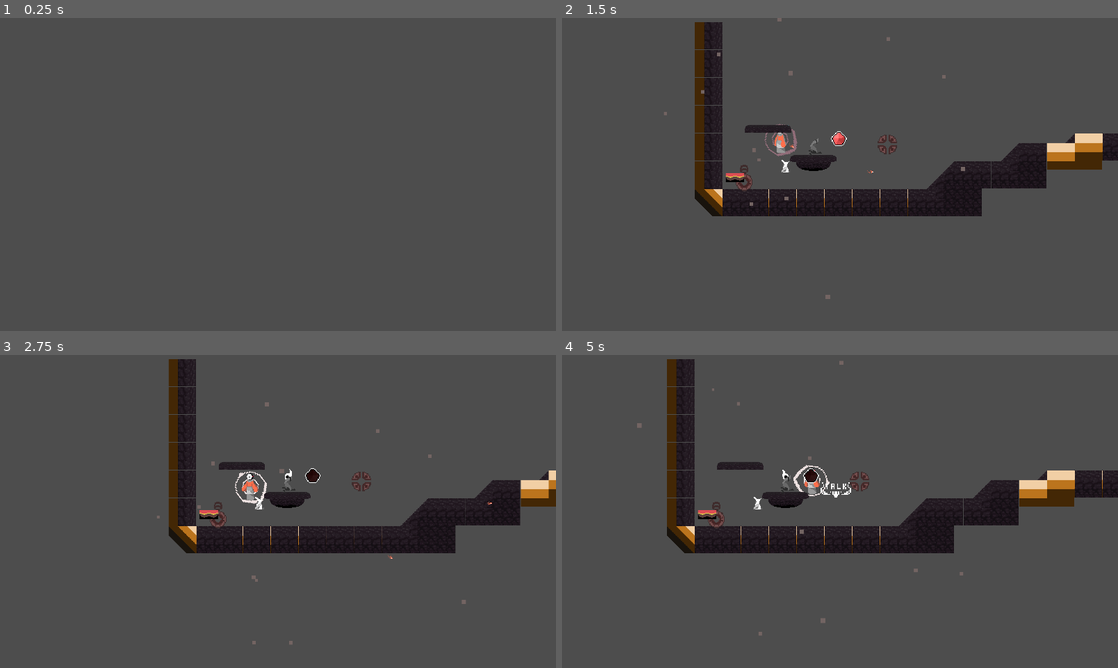
Above: before the commit, frames 1-4 (two rows, left to right).
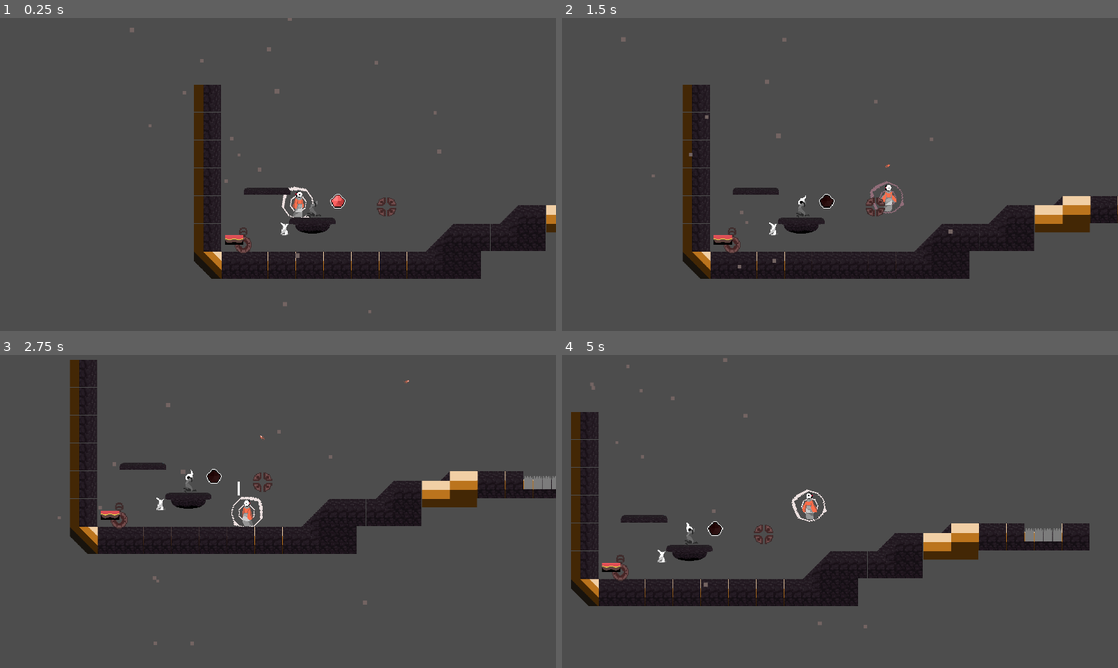
Above: after the commit, the same moments.

Repository: unsaltedkale/Quilt
Game: Godot game, scene res://Alex's Folder/tscns/vinnies/vinnie_template.tscn
Two runs of this game, one before a commit and one after it. Both use one fixed random seed, a clock stepped at 60 frames per second and the inputs below. This scene is started directly instead of the project's main scene. The engine's default icon, where the game draws it, is replaced by a stand-in: a white triangle on a blue panel in a dark square. Sound files missing from this copy of the repository are replaced by a short silence.
Inputs (mouse positions are in pixels of both pictures, inside the frame that each line leads up to):
- Up to frame 1 (0.25 s): no input
- Up to frame 2 (1.5 s): tap Enter at 0.5 s; move the mouse to (962, 158) at 0.52 s; hold D (move_right) from 0.53 s (still down); tap S (crouch) at 0.6, 1.35 s; click (962, 158) at 0.67 s; tap Space (jump) at 0.77 s; move the mouse to (828, 171) at 1.27 s; click (828, 171) at 1.42 s
- Up to frame 3 (2.75 s): tap Space (jump) at 1.52 s; move the mouse to (261, 498) at 2.02 s; release D (move_right) at 2.03 s; press the mouse at (261, 498) at 2.03 s; hold A (move_left) from 2.03 s (still down); tap S (crouch) at 2.3 s
- Up to frame 4 (5 s): move the mouse to (812, 574) at 2.77 s; release A (move_left) at 2.78 s; release the mouse at (812, 574) at 2.78 s; hold D (move_right) 2.78-4.28 s; tap E (interact) at 2.85 s; click (812, 574) at 2.92 s; tap Space (jump) at 3.02, 3.77, 4.52 s; tap S (crouch) at 3.05, 3.6, 4.35 s; move the mouse to (1006, 558) at 3.52 s; move the mouse to (673, 464) at 4.27 s; hold A (move_left) from 4.28 s (still down)

The runs differ from the first frame. In frame 1, 10% of the frame differs, in the area x 23-100%, y 0-95%; in frame 2, 21%; in frame 3, 16%; in frame 4, 23%, in the area x 1-100%, y 1-90%.
Error before the commit: Invalid access to property or key 'is_phlo' on a base object of type 'null instance'. (res://Alex's)
Error after the commit: Invalid assignment of property or key 'current_stasis' with value of type 'Area2D (stasis_obj)' on a base object of type 'null instance'. (res://Emily)

Commit message:
iffy quilt crouch animation

Diff:
--- a/Alex's Folder/tscns/vinnies/vinnie_template.tscn
+++ b/Alex's Folder/tscns/vinnies/vinnie_template.tscn
@@ -20,7 +20,7 @@
 [node name="VinnieTemplate" type="Node2D" unique_id=467354812]
 
 [node name="Req" parent="." unique_id=276038067 instance=ExtResource("2_lcli8")]
-position = Vector2(-21, -63)
+position = Vector2(233, -323)
 
 [node name="Player" parent="Req" index="0" unique_id=1296307351]
 position = Vector2(107, -155)
--- a/Emily WIP/Scenes/player.tscn
+++ b/Emily WIP/Scenes/player.tscn
@@ -4,6 +4,7 @@
 [ext_resource type="Shader" uid="uid://07ctkva385i5" path="res://Alex's Folder/greyscale.gdshader" id="2_3uy0y"]
 [ext_resource type="Texture2D" uid="uid://b2onlr5ggkomh" path="res://Art/recoil indicator.png" id="2_icvrh"]
 [ext_resource type="Script" uid="uid://n0gaiwt35ltf" path="res://Alex's Folder/gds/recoil_indicator.gd" id="3_jgwx7"]
+[ext_resource type="Texture2D" uid="uid://dx46xnonryujd" path="res://Art/Quilt/Quilt Animation Crouch.png" id="5_8lyhf"]
 [ext_resource type="Texture2D" uid="uid://c4js0vvukf2gu" path="res://Art/Quilt/Quilt Introduction Cutscene-8.png.png" id="5_n7wni"]
 [ext_resource type="Texture2D" uid="uid://qrhi63b343d6" path="res://Art/Quilt/Quilt Introduction Cutscene.png" id="6_d0p7j"]
 [ext_resource type="Texture2D" uid="uid://dlmtm1evbtdwv" path="res://Art/Quilt/Quilt Introduction Cutscene(1).png" id="7_icvrh"]
@@ -53,6 +54,14 @@
 shader_parameter/onoff = 0
 shader_parameter/is_phlo = false
 
+[sub_resource type="AtlasTexture" id="AtlasTexture_8h3iu"]
+atlas = ExtResource("5_8lyhf")
+region = Rect2(0, 0, 25, 44)
+
+[sub_resource type="AtlasTexture" id="AtlasTexture_v8i7r"]
+atlas = ExtResource("5_8lyhf")
+region = Rect2(25, 0, 25, 44)
+
 [sub_resource type="AtlasTexture" id="AtlasTexture_17h1f"]
 atlas = ExtResource("9_7a16b")
 region = Rect2(0, 0, 32, 46)
@@ -769,6 +778,17 @@
 animations = [{
 "frames": [{
 "duration": 1.0,
+"texture": SubResource("AtlasTexture_8h3iu")
+}, {
+"duration": 1.0,
+"texture": SubResource("AtlasTexture_v8i7r")
+}],
+"loop": true,
+"name": &"crouch_idle",
+"speed": 1.0
+}, {
+"frames": [{
+"duration": 1.0,
 "texture": SubResource("AtlasTexture_17h1f")
 }, {
 "duration": 1.0,
@@ -783,14 +803,14 @@
 }, {
 "frames": [{
 "duration": 1.0,
-"texture": SubResource("AtlasTexture_kndcx")
-}, {
-"duration": 1.0,
-"texture": SubResource("AtlasTexture_ueivr")
+"texture": SubResource("AtlasTexture_aom15")
+}, {
+"duration": 1.0,
+"texture": SubResource("AtlasTexture_7so64")
 }],
 "loop": true,
 "name": &"idle",
-"speed": 2.5
+"speed": 1.0
 }, {
 "frames": [{
 "duration": 1.0,
--- a/Emily WIP/Scripts/idle_state.gd
+++ b/Emily WIP/Scripts/idle_state.gd
@@ -5,7 +5,10 @@
 	if player.is_phlo:
 		an.play("phlo_idle")
 	else:
-		an.play("idle")
+		if an.scale.y == 2:
+			an.play("crouch_idle")
+		if an.scale.y == 1:
+			an.play("idle")
 
 func Enter(previous_state: State):
 	idle_quilt()
--- a/Emily WIP/Scripts/state_base.gd
+++ b/Emily WIP/Scripts/state_base.gd
@@ -59,12 +59,18 @@
 func _crouch_control():
 	if Input.is_action_just_pressed("crouch"):
 		player.scale.y = 4 * 0.5
+		an.scale.y = 2
+		an.position = Vector2(0,-20)
 	if Input.is_action_just_released("crouch"):
 		player.scale.y = 4
+		an.scale.y = 1
+		an.position = Vector2(0,0)
 	pass
 
 func _force_leave_crouch():
 	player.scale.y = 4
+	an.scale.y = 1
+	an.position = Vector2(0,0)
 
 func _recoil_recharge_check():
 	if player.is_on_floor():
--- a/project.godot
+++ b/project.godot
@@ -21,6 +21,10 @@
 boot_splash/use_filter=false
 boot_splash/image="uid://b6pjq2yeuo7ny"
 config/icon="uid://b2onlr5ggkomh"
+
+[audio]
+
+buses/default_bus_layout="uid://dg0vcx3jnieg"
 
 [display]
 
Not shown, changed: Alex's Folder/tscns/levels/tutorial_1.tscn
Binary file added: Art/Quilt/Quilt Animation Crouch.png
Not shown, added: Art/Quilt/Quilt Animation Crouch.png.import
Not shown: 1 places in Emily WIP/Scenes/player.tscn that only renumber resources
Not shown, changed: .DS_Store
